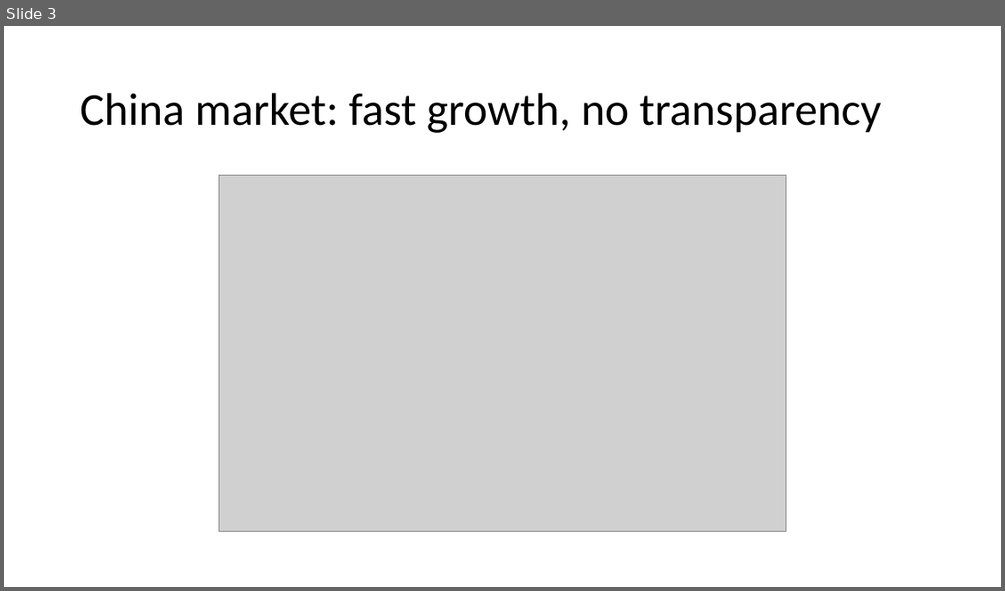
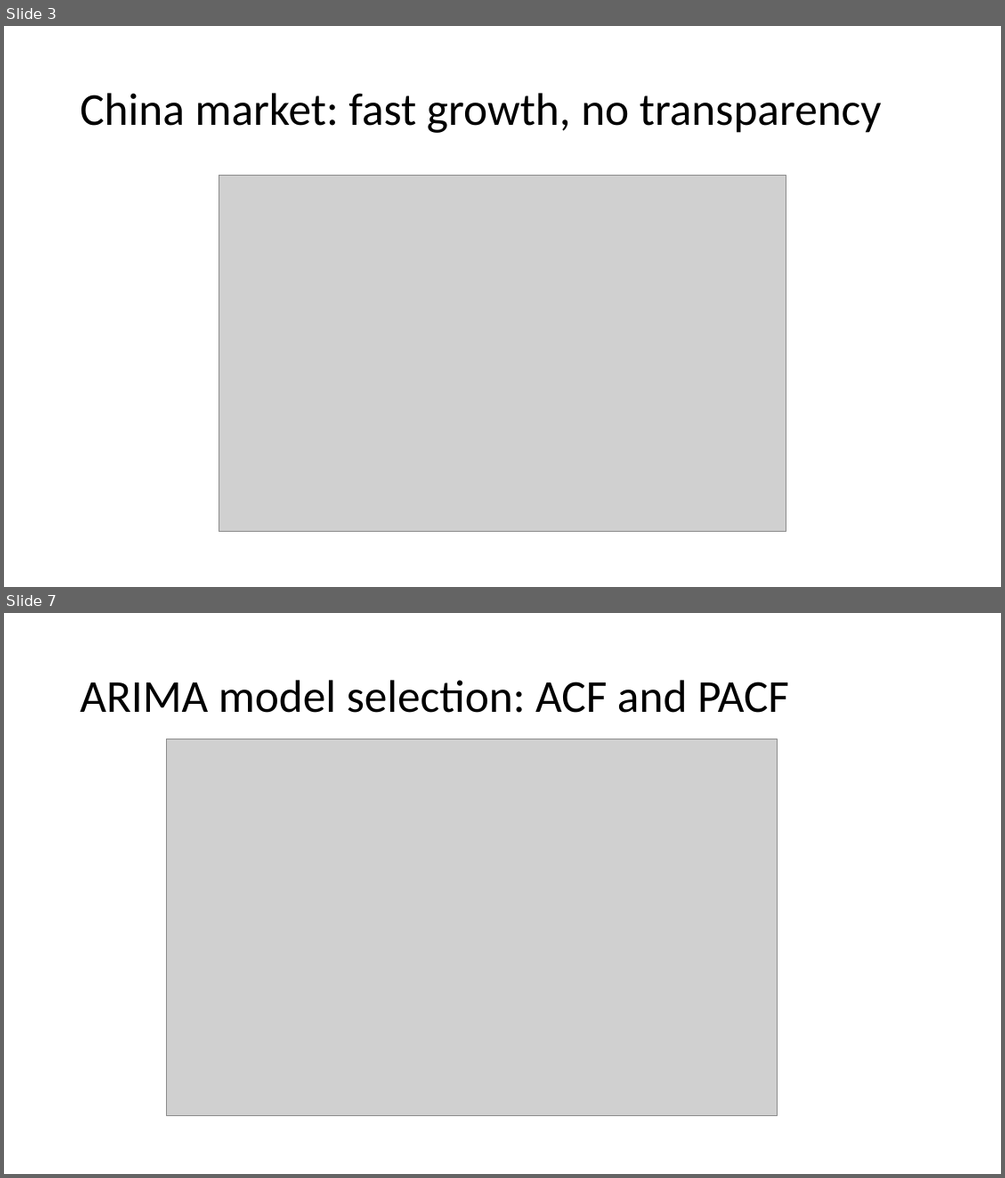
Before and after one commit to artem-chemist-learning/W271, a slide deck: HW/HW_13/Iodine sales forecast for China market.pptx. Shown one above the other, each under a label of ours: slide 3 before the commit, slides 3 and 7 after it; the slides between them are not shown. The pictures are 1005x591 and 1005x1178 pixels, drawn with LibreOffice and Linux fonts; fonts in the diff are those of the drawing; grey boxes stand for pictures. Boxes give left, top, right and bottom in pixels: in the first picture for what was removed or moved away, otherwise in the second. Text is boxed around its words. In the diff, an @@ line names an element or a change of style, - is before the commit and + after.

```diff
--- a/HW/HW_13/Iodine sales forecast for China market.pptx
+++ b/HW/HW_13/Iodine sales forecast for China market.pptx
@@ slide 7 added at (x1=4, y1=613, x2=1001, y2=1174), background #FFFFFF @@
@@ title added at (x1=80, y1=680, x2=789, y2=713), 44 pt, text #000000 @@
+ARIMA model selection: ACF and PACF
@@ picture added at (x1=166, y1=739, x2=777, y2=1116) @@
```
Also in this commit, not shown: 3 slides changed, 4 other slides added, 2 slides removed, 3 other files.
